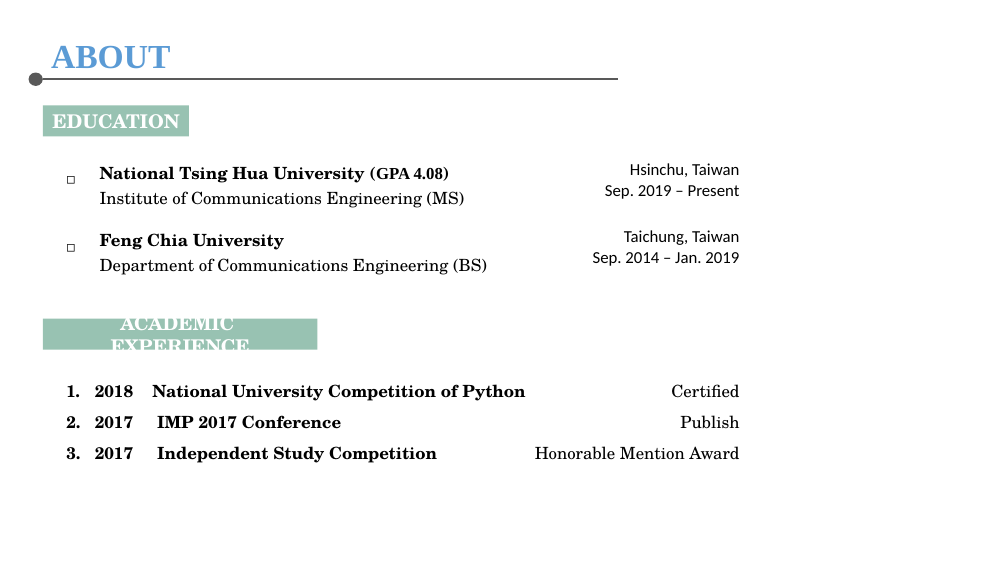
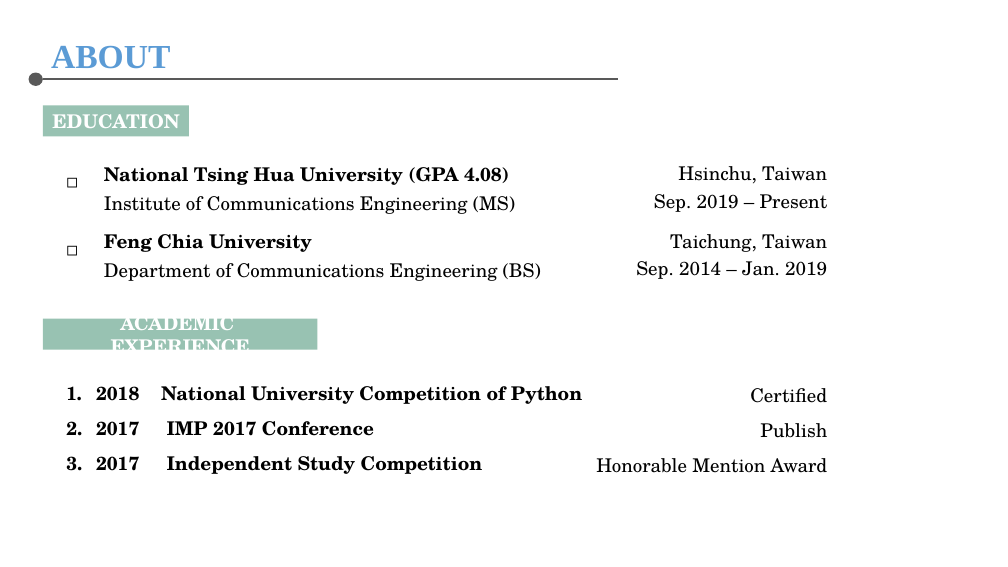
Before and after one commit to chris-nthu/nodejs-pwa, a slide deck: slide 4 of File/AMAT 履歷/Interview.pptx. Drawn at 1008x567 pixels with LibreOffice and Linux fonts; fonts in the diff are those of the drawing. Boxes give left, top, right and bottom in pixels: in the first picture for what was removed or moved away, otherwise in the second. Text is boxed around its words. In the diff, an @@ line names an element or a change of style, - is before the commit and + after.

```diff
--- a/File/AMAT 履歷/Interview.pptx
+++ b/File/AMAT 履歷/Interview.pptx
@@ table at (59, 156, 836, 218) @@
@@ size 16 to 18 pt @@
@@ font Times New Roman to TeX Gyre Schola in "(GPA 4.08)" @@
@@ font Calibri to TeX Gyre Schola in "Hsinchu, Taiwan", "Sep. 2019 – Present" @@
@@ table: place and size @@
-table at (59, 156, 747, 212)
+table at (59, 156, 836, 218)
@@ table at (59, 223, 836, 285) @@
@@ size 16 to 18 pt @@
@@ font Calibri to TeX Gyre Schola in "Taichung, Taiwan", "Sep. 2014 – Jan. 2019" @@
@@ table: place and size @@
-table at (59, 223, 747, 279)
+table at (59, 223, 836, 285)
@@ text "2018 National University Competition of ..." at (96, 386, 582, 474): size 16 to 18 pt @@
@@ text "Certified" at (596, 388, 827, 473): size 16 to 18 pt @@
@@ text "Certified": place and size @@
-text "Certified" at (535, 384, 739, 460)
+text "Certified" at (596, 388, 827, 473)
```
Also in this commit, not shown: 4 other slides changed, 10 slides added.
